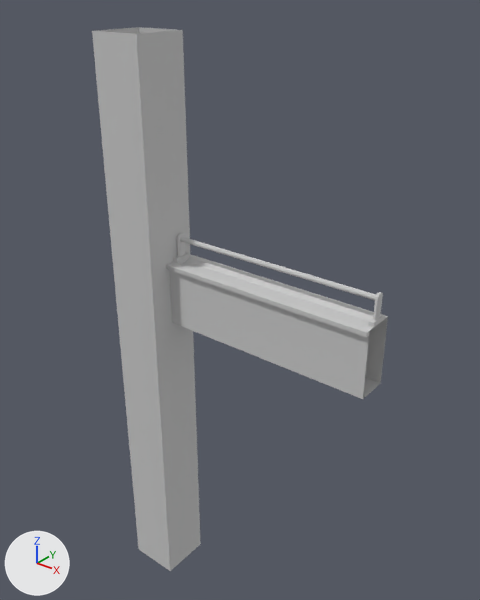
The FBX model Assets/Model/Pilonne+rambarde.fbx, before and after one commit.
Rendered twice from a camera (50 mm lens) standing at (8.31, -7.81, 11.75) and looking at (1.7, 0.46, 6.63). Arrows for +X, +Y and +Z are at lower left; the lights stay in place. Where no turn or scale is listed for an object, it has been applied to the vertices.

Objects in the first picture: 'pilonne', 'rembarde'.
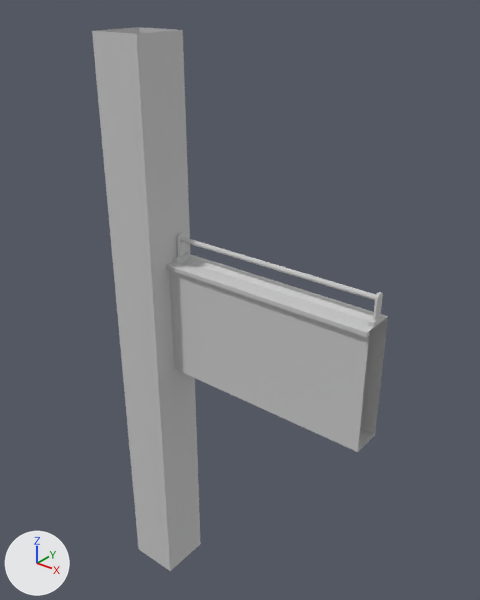
Where the change shows, as pixel boxes (x1, y1, x2, y2) in the pictures (480 x 600 px; the box of a moved part takes in the faces that stretch with it):
'rembarde', reshaped (32% taller)
    before: (166, 233, 388, 399)
    after: (166, 233, 388, 452)
part 1 of me_mesh_001, moved or reshaped
    before: (171, 311, 382, 399)
    after: (171, 311, 382, 452)

The change, as a diff of the scene's bpy script:
```diff
--- a/Assets/Model/Pilonne+rambarde.fbx.py
+++ b/Assets/Model/Pilonne+rambarde.fbx.py
@@ me_mesh_001 @@
 me_mesh_001.from_pydata(...)  # 320 vertices, 582 faces; spans x -2.0..2.0, y -0.14..0.5, z 0.0..1.67
 # used by ob_rembarde; location = (2.5, 0.0, 6.0)
 # before: 0 (-2.0, -0.07, 0.0) at pixel (171, 322), 1 (2.0, -0.07, 0.0) at pixel (362, 399), 2 (-2.0, 0.5, 0.0), 3 (2.0, 0.5, 0.0) at pixel (380, 383), 22 (-1.92, 0.5, 0.0)
 # before: 23 (1.92, 0.5, 0.0) at pixel (376, 381), 24 (1.92, -0.07, 0.0) at pixel (358, 397), 25 (-1.92, -0.07, 0.0) at pixel (175, 323)
+# me_mesh_001 part 1
+for i in [*range(0, 4), *range(22, 26)]: me_mesh_001.vertices[i].co += Vector((0.0, 0.0, -1.0))
 me_mesh_001.materials.append(mat_rembarde)
```
